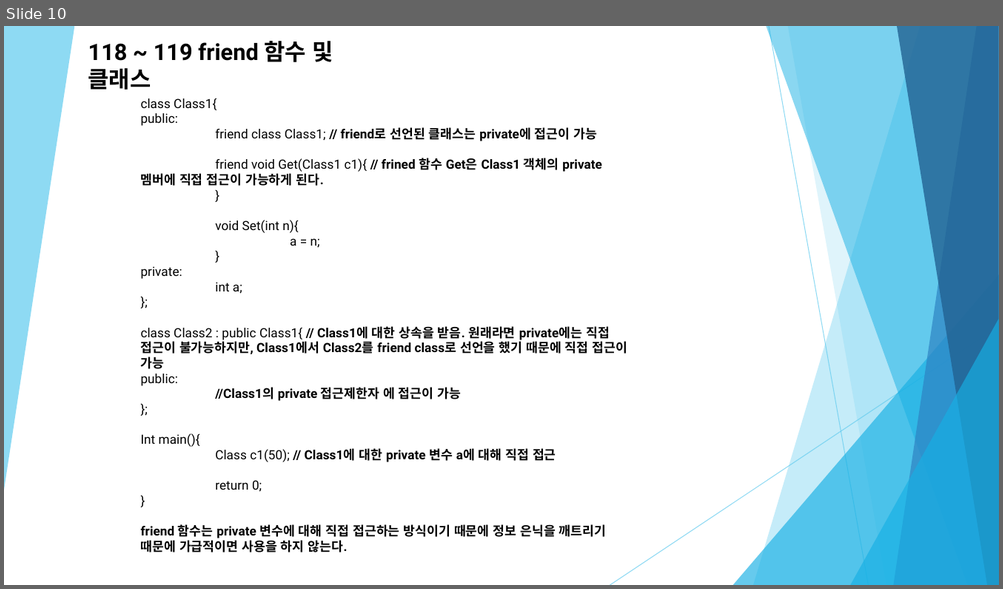
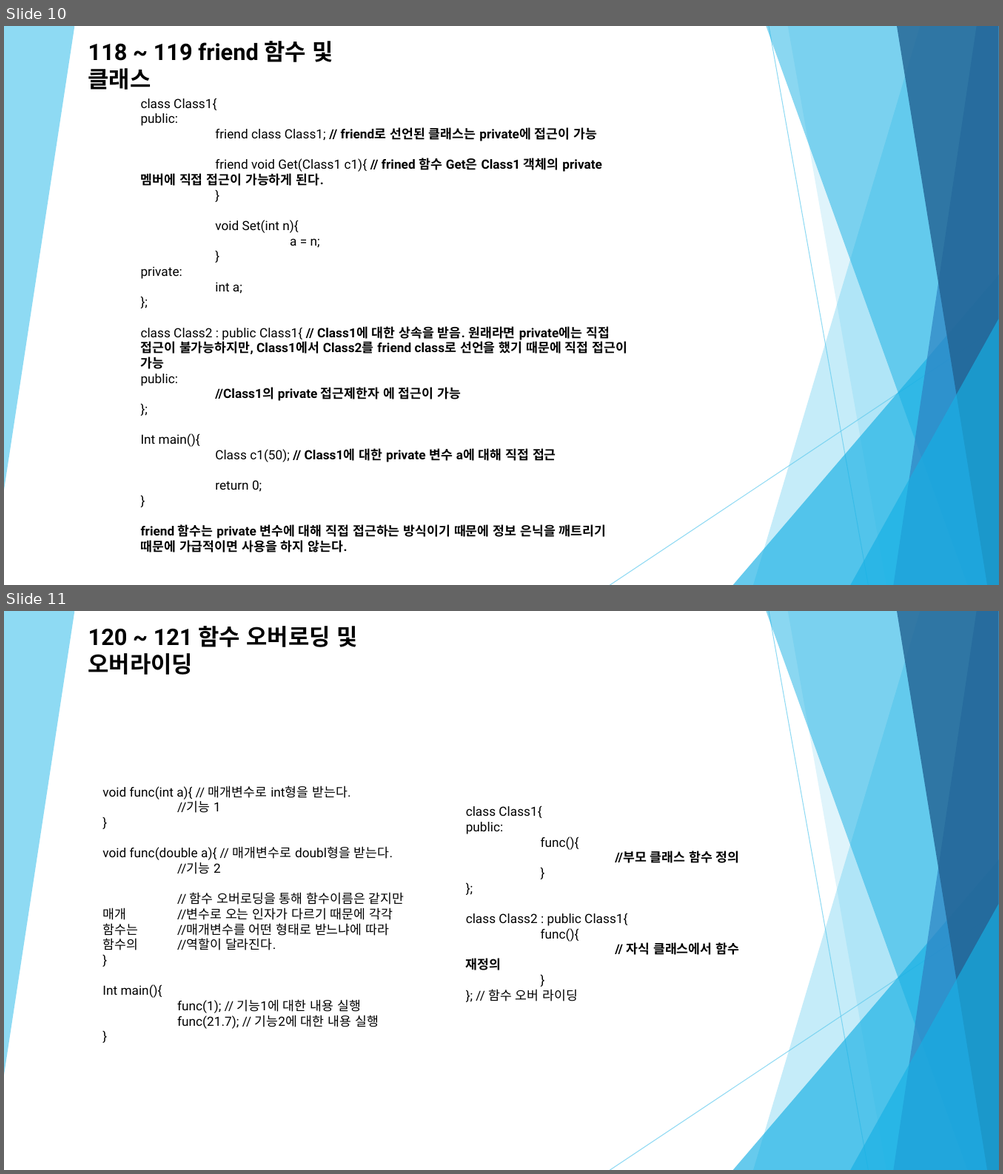
Before and after one commit to Zoselro/C-200, a slide deck: 세미나 자료/C++ 세미나 세 번째.pptx. Shown one above the other, each under a label of ours: slide 10 before the commit, slides 10 and 11 after it. The pictures are 1003x589 and 1003x1174 pixels, drawn with LibreOffice and Linux fonts; fonts in the diff are those of the drawing. Boxes give left, top, right and bottom in pixels: in the first picture for what was removed or moved away, otherwise in the second. Text is boxed around its words. In the diff, an @@ line names an element or a change of style, - is before the commit and + after.

```diff
--- a/세미나 자료/C++ 세미나 세 번째.pptx
+++ b/세미나 자료/C++ 세미나 세 번째.pptx
@@ slide 11 added at box(4, 611, 999, 1170), background #FFFFFF; not listed: 10 template elements that a slide beside it also shows @@
@@ text added at box(88, 626, 357, 675), 22 pt, text #000000, bold @@
+120 ~ 121 함수 오버로딩 및 오버라이딩
@@ text added at box(102, 786, 404, 1029), 12.3 pt, text #000000 @@
+void func(int a){ // 매개변수로 int형을 받는다.
+//기능 1
+}
+void func(double a){ // 매개변수로 doubl형을 받는다.
+//기능 2
+// 함수 오버로딩을 통해 함수이름은 같지만 매개 //변수로 오는 인자가 다르기 때문에 각각 함수는 //매개변수를 어떤 형태로 받느냐에 따라 함수의 //역할이 달라진다.
+}
+Int main(){
+func(1); // 기능1에 대한 내용 실행
+func(21.7); // 기능2에 대한 내용 실행
+}
@@ text added at box(466, 806, 740, 1002), 12.3 pt, text #000000 @@
+class Class1{
+public:
+func(){
+//부모 클래스 함수 정의
+}
+};
+class Class2 : public Class1{
+func(){
+// 자식 클래스에서 함수 재정의
+}
+}; // 함수 오버 라이딩
```
Also in this commit, not shown: 2 other slides added, 12 other files.
